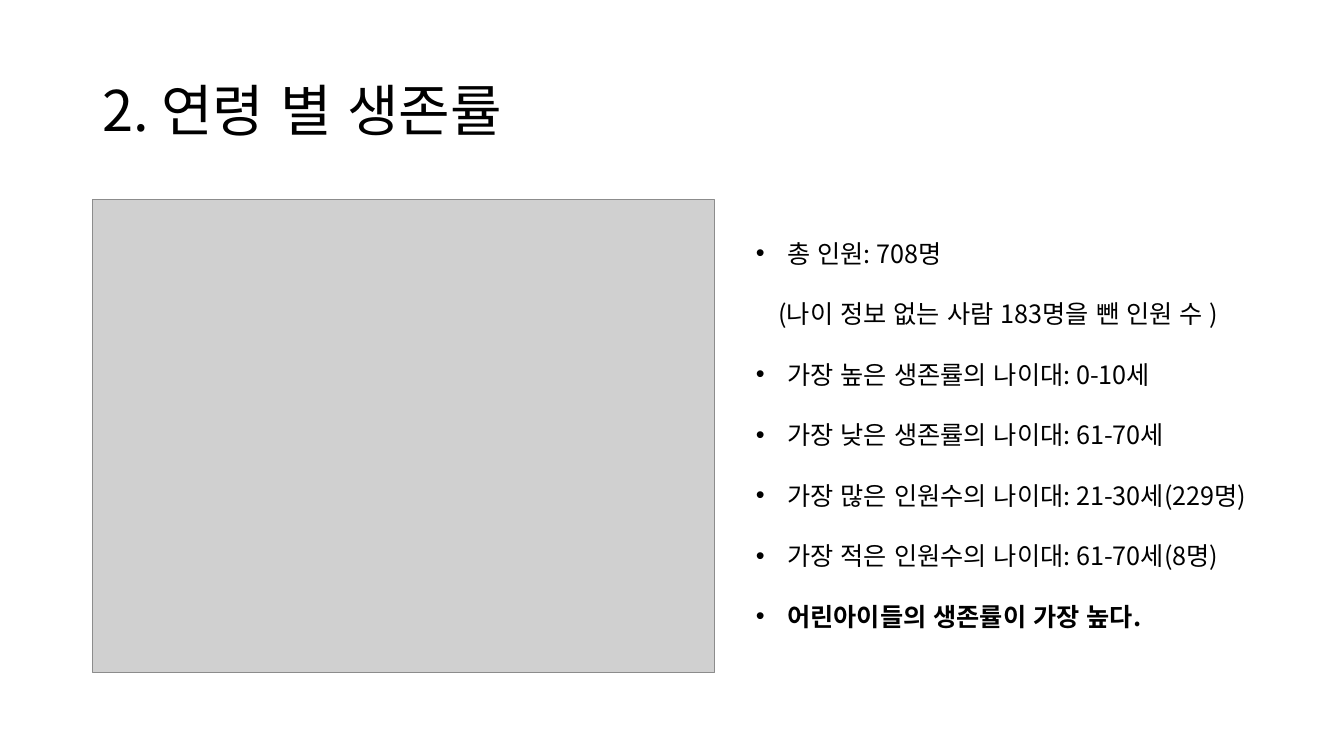
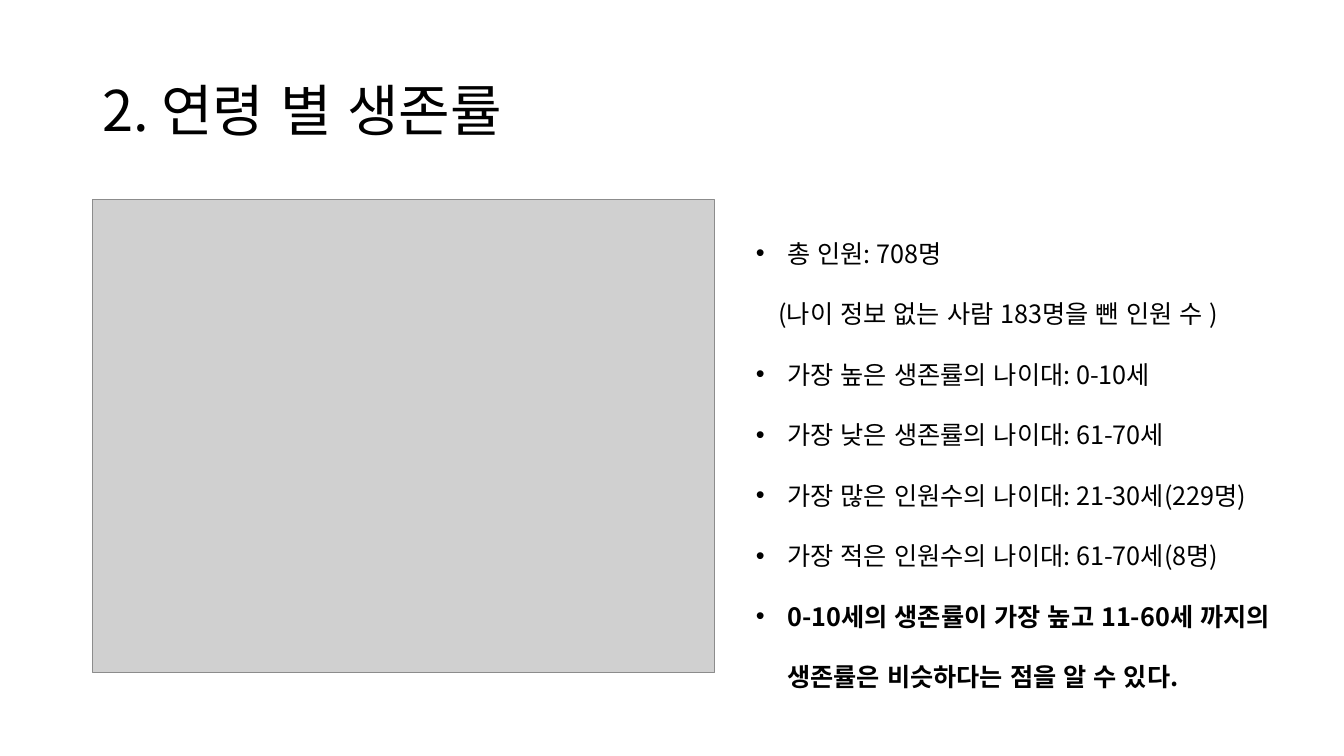
Before and after one commit to atto08/Titanic_tutorial, a slide deck: slide 3 of Train_Lee/project_titnic.pptx. Drawn at 1344x756 pixels with LibreOffice and Linux fonts; fonts in the diff are those of the drawing; grey boxes stand for pictures. Boxes give left, top, right and bottom in pixels: in the first picture for what was removed or moved away, otherwise in the second. Text is boxed around its words. In the diff, an @@ line names an element or a change of style, - is before the commit and + after.

```diff
--- a/Train_Lee/project_titnic.pptx
+++ b/Train_Lee/project_titnic.pptx
@@ text at <box>787,605,1270,689</box>: text changed @@
-• 어린아이들의 생존률이 가장 높다.
+• 0-10세의 생존률이 가장 높고 11-60세 까지의 생존률은 비슷하다는 점을 알 수 있다.
```
Also in this commit, not shown: 4 other slides changed, 1 other file.
